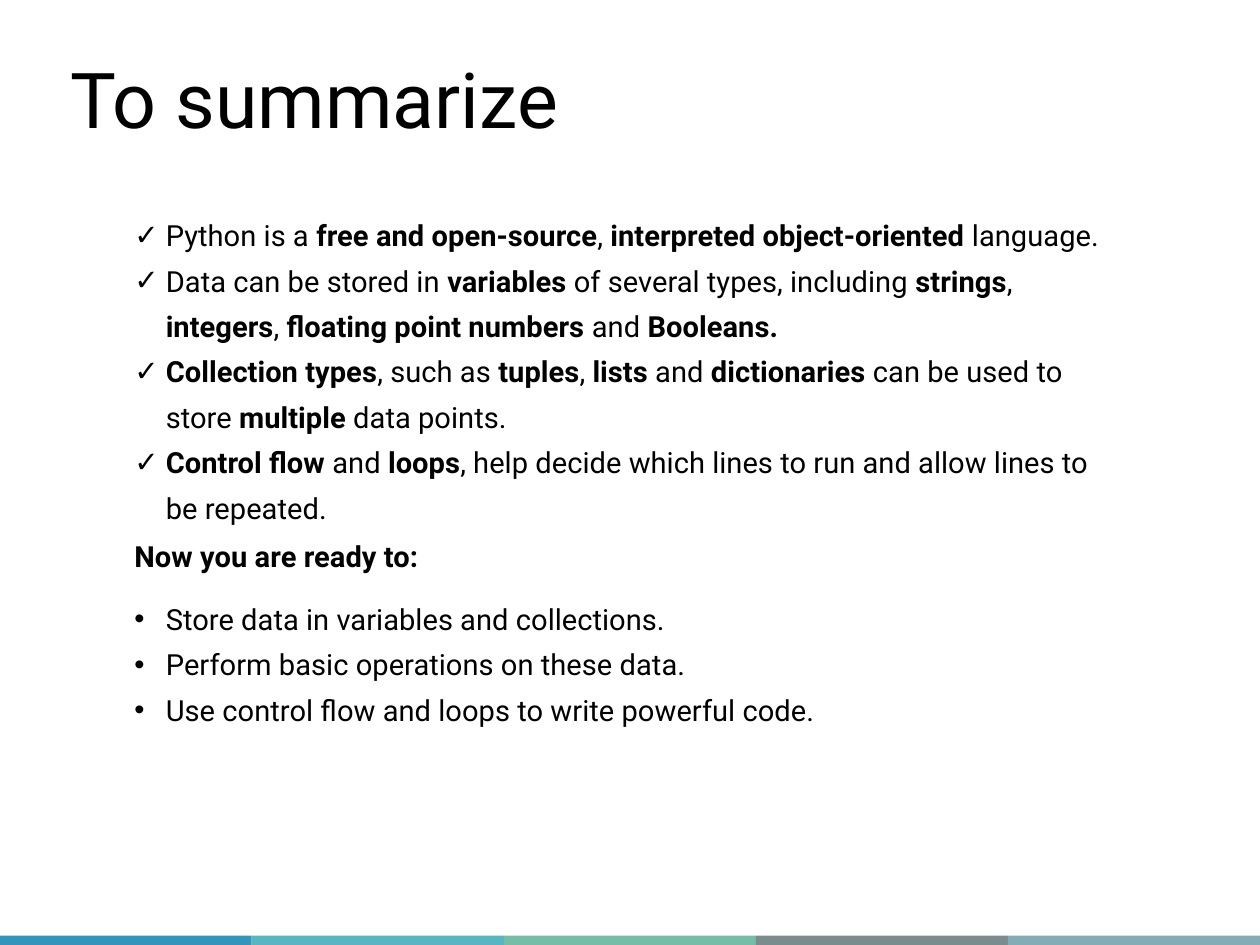
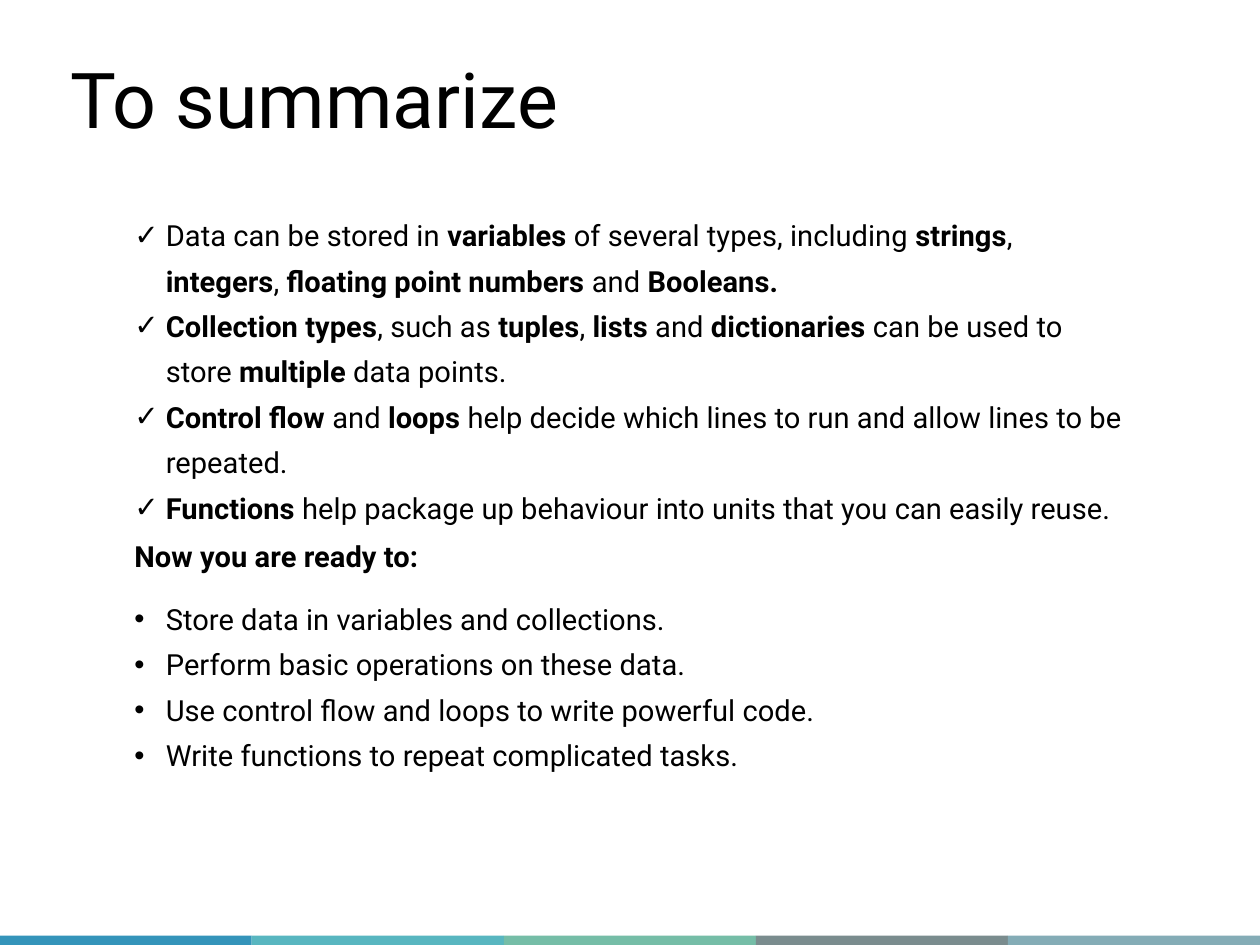
Before and after one commit to bzrudski/Intro-to-Python, a slide deck: slide 9 of slides/QLS-MiCM Intro to Python (Part 1) Workshop PPT.pptx (slide 19 before the commit). Drawn at 1260x945 pixels with LibreOffice and Linux fonts; fonts in the diff are those of the drawing; background and template pictures are left out. Boxes give left, top, right and bottom in pixels: in the first picture for what was removed or moved away, otherwise in the second. Text is boxed around its words. In the diff, an @@ line names an element or a change of style, - is before the commit and + after.

```diff
--- a/slides/QLS-MiCM Intro to Python (Part 1) Workshop PPT.pptx
+++ b/slides/QLS-MiCM Intro to Python (Part 1) Workshop PPT.pptx
@@ text at [166, 224, 1099, 253]: paragraph removed @@
-✓ Python is a free and open-source, interpreted object-oriented language.
@@ text at [166, 406, 1121, 526]: text changed @@
-✓ Control flow and loops, help decide which lines to run and allow lines to be repeated.
+✓ Control flow and loops help decide which lines to run and allow lines to be repeated.
+✓ Functions help package up behaviour into units that you can easily reuse.
@@ text at [166, 744, 738, 772]: paragraph added @@
+• Write functions to repeat complicated tasks.
```
Also in this commit, not shown: 3 other slides changed, 10 slides removed, 20 other files.
